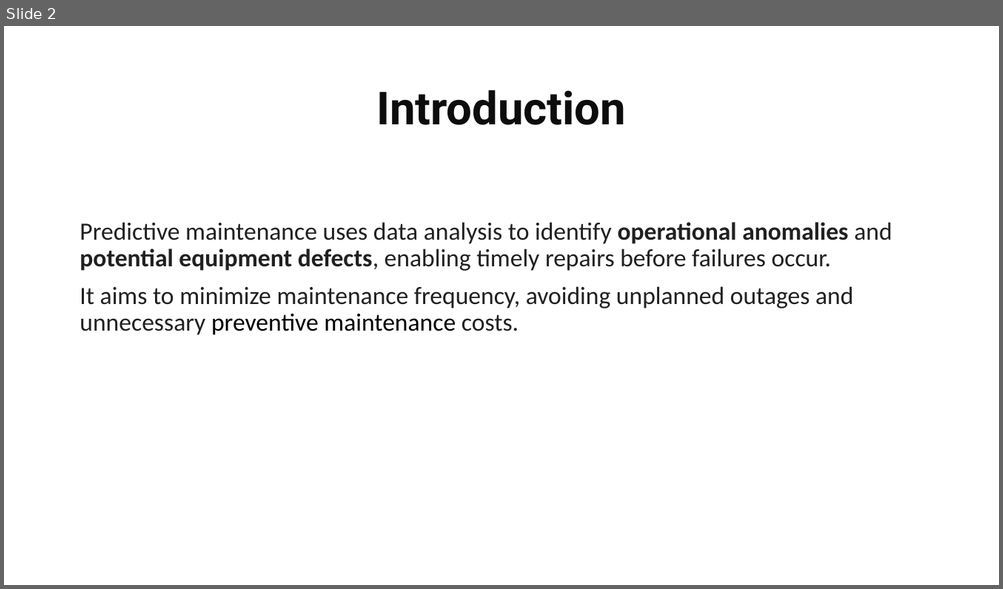
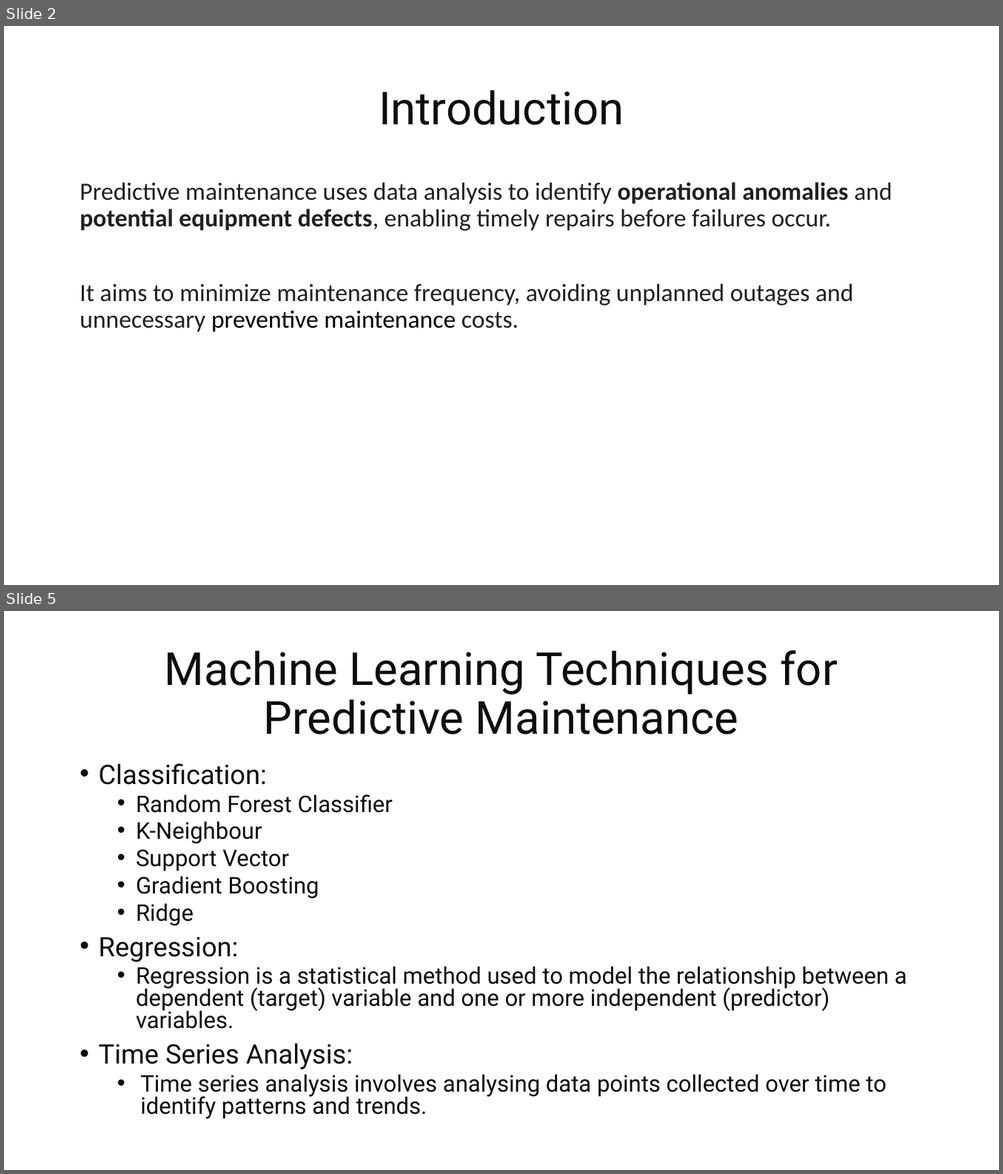
Before and after one commit to ManishaEY/eyaipythontraining, a slide deck: MachineLearningForPredictiveMaintenance.pptx. Shown one above the other, each under a label of ours: slide 2 before the commit, slides 2 and 5 after it; the slides between them are not shown. The pictures are 1003x589 and 1003x1174 pixels, drawn with LibreOffice and Linux fonts; fonts in the diff are those of the drawing. Boxes give left, top, right and bottom in pixels: in the first picture for what was removed or moved away, otherwise in the second. Text is boxed around its words. In the diff, an @@ line names an element or a change of style, - is before the commit and + after.

```diff
--- a/MachineLearningForPredictiveMaintenance.pptx
+++ b/MachineLearningForPredictiveMaintenance.pptx
@@ slide 5 added at (4,611,999,1170), background #FFFFFF @@
@@ title added at (165,650,837,735), 44 pt, text #0D0D0D @@
+Machine Learning Techniques for Predictive Maintenance
@@ text added at (99,763,907,1119), 22.2 pt, text #0D0D0D @@
+• Classification:
+  • Random Forest Classifier
+  • K-Neighbour
+  • Support Vector
+  • Gradient Boosting
+  • Ridge
+• Regression:
+  • Regression is a statistical method used to model the relationship between a dependent (target) variable and one or more independent (predictor) variables.
+• Time Series Analysis:
+  • Time series analysis involves analysing data points collected over time to identify patterns and trends.
@@ slide 2 changed as well @@
@@ title "Introduction" at (378,90,623,125): bold off @@
@@ text "Predictive maintenance uses data analysis ..." rewrapped from (79,222,891,335) to (79,182,891,332) @@
```
Also in this commit, not shown: 5 other slides changed, 1 other slide added, 1 slide removed.
